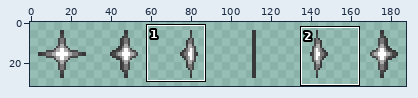
Two versions of one pixel-art file, interco-jv-2026/assets/Aseprite/piece_detoile.aseprite. The picture above shows the old version from afar; the outline marks the close-up.
Close-up. Before the commit:
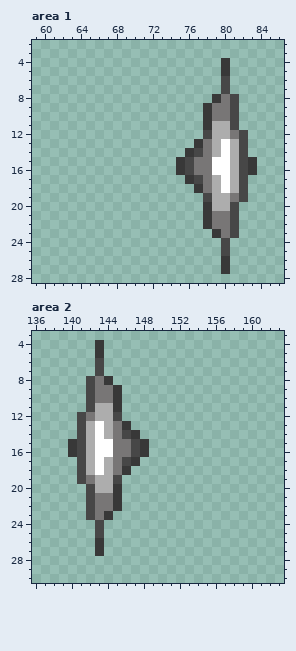
192x32 pixels, 1 frame. Shown: area 1: x 59..86, y 2..28; area 2: x 136..163, y 3..30. The wide view leaves out empty margins.
New version:
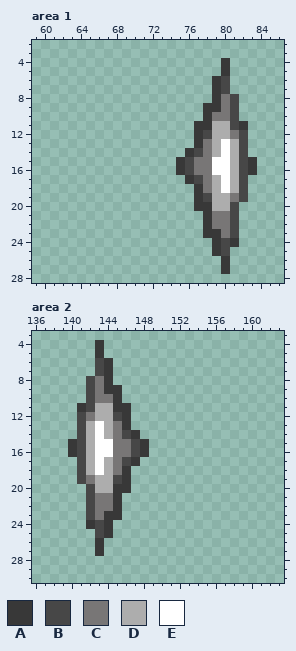
Palette (. is transparent): A #383838  B #474747  C #787676  D #adadad  E #ffffff
Diff:
{"where": "area 1, layer \"Layer 3\""}
{"y":6,"x":79,"old":".","new":"A"}
{"y":7,"x":79,"old":".","new":"A"}
{"y":9,"x":79,"old":"C","new":"A"}
{"y":11,"x":77,"old":".","new":"A"}
{"y":11,"x":82,"old":".","new":"A"}
{"y":12,"x":77,"old":".","new":"A"}
{"y":19,"x":77,"old":".","new":"A"}
{"y":20,"x":77,"old":".","new":"A"}
{"y":23,"x":78,"old":".","new":"A"}
{"y":24,"x":79,"old":".","new":"A"}
{"y":24,"x":81,"old":".","new":"A"}
{"y":25,"x":79,"old":".","new":"A"}
{"where": "area 2, layer \"Layer 3\""}
{"y":6,"x":144,"old":".","new":"A"}
{"y":7,"x":144,"old":".","new":"A"}
{"y":9,"x":144,"old":"C","new":"A"}
{"y":11,"x":141,"old":".","new":"A"}
{"y":11,"x":146,"old":".","new":"A"}
{"y":12,"x":146,"old":".","new":"A"}
{"y":19,"x":146,"old":".","new":"A"}
{"y":20,"x":146,"old":".","new":"A"}
{"y":23,"x":145,"old":".","new":"A"}
{"y":24,"x":142,"old":".","new":"A"}
{"y":24,"x":144,"old":".","new":"A"}
{"y":25,"x":144,"old":".","new":"A"}
{"label":"changed","picture_box":[194,76,248,139]}
{"label":"added","picture_box":[194,193,239,256]}
{"label":"changed","picture_box":[77,358,131,421]}
{"label":"added","picture_box":[86,475,131,538]}
